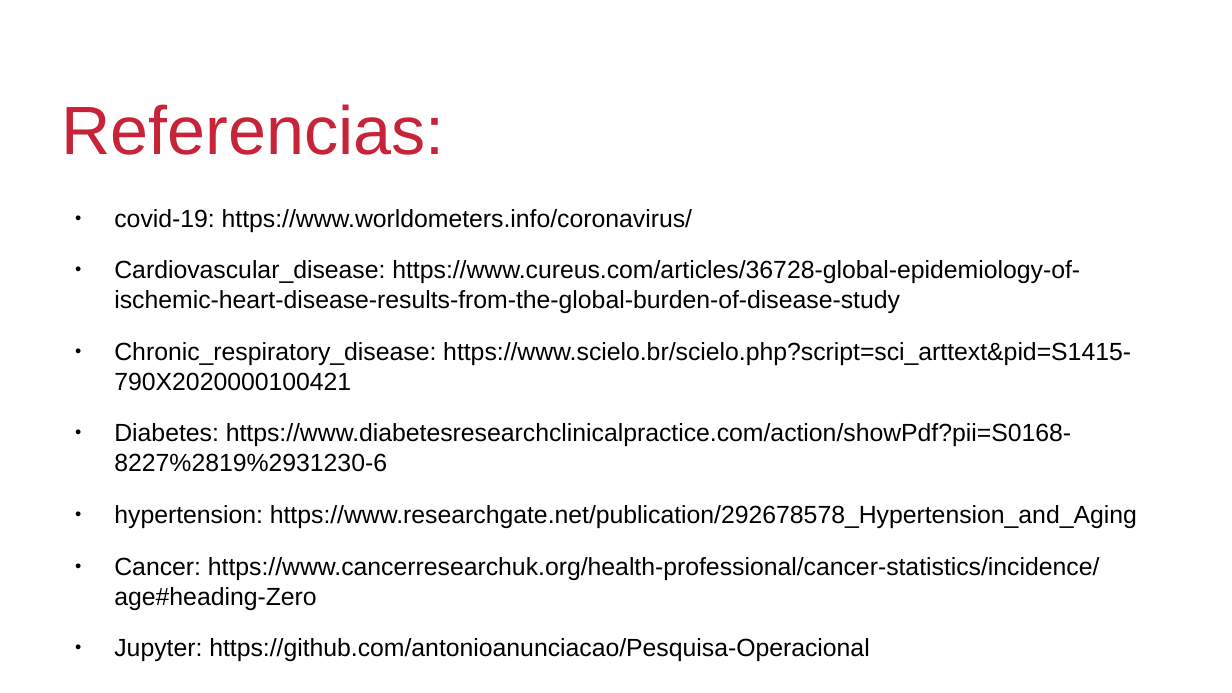
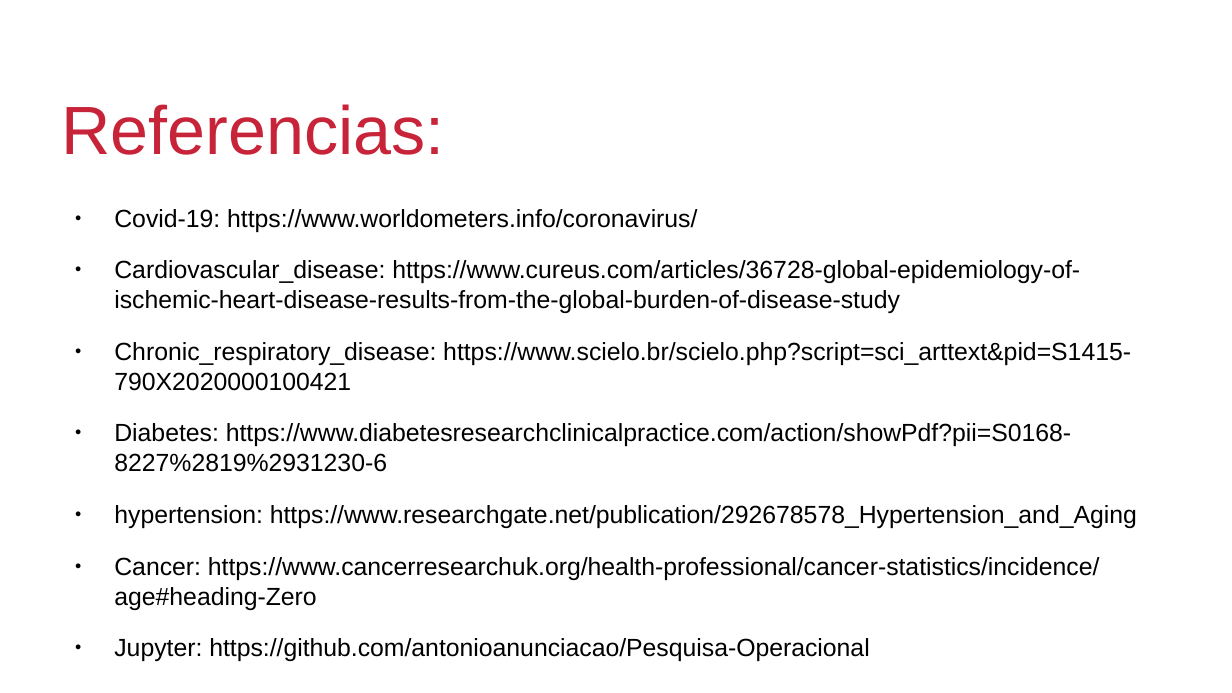
Before and after one commit to antonioanunciacao/Pesquisa-Operacional, a slide deck: slide 19 of Projeto/apresentacao_projeto.odp. Drawn at 1232x693 pixels with LibreOffice and Linux fonts; fonts in the diff are those of the drawing; background and template pictures are left out. Boxes give left, top, right and bottom in pixels: in the first picture for what was removed or moved away, otherwise in the second. Text is boxed around its words. In the diff, an @@ line names an element or a change of style, - is before the commit and + after.

```diff
--- a/Projeto/apresentacao_projeto.odp
+++ b/Projeto/apresentacao_projeto.odp
@@ text at (114, 209, 697, 232): text changed @@
-● covid-19: https://www.worldometers.info/coronavirus/
+● Covid-19: https://www.worldometers.info/coronavirus/
```
Also in this commit, not shown: 6 other slides changed, 1 other file.
